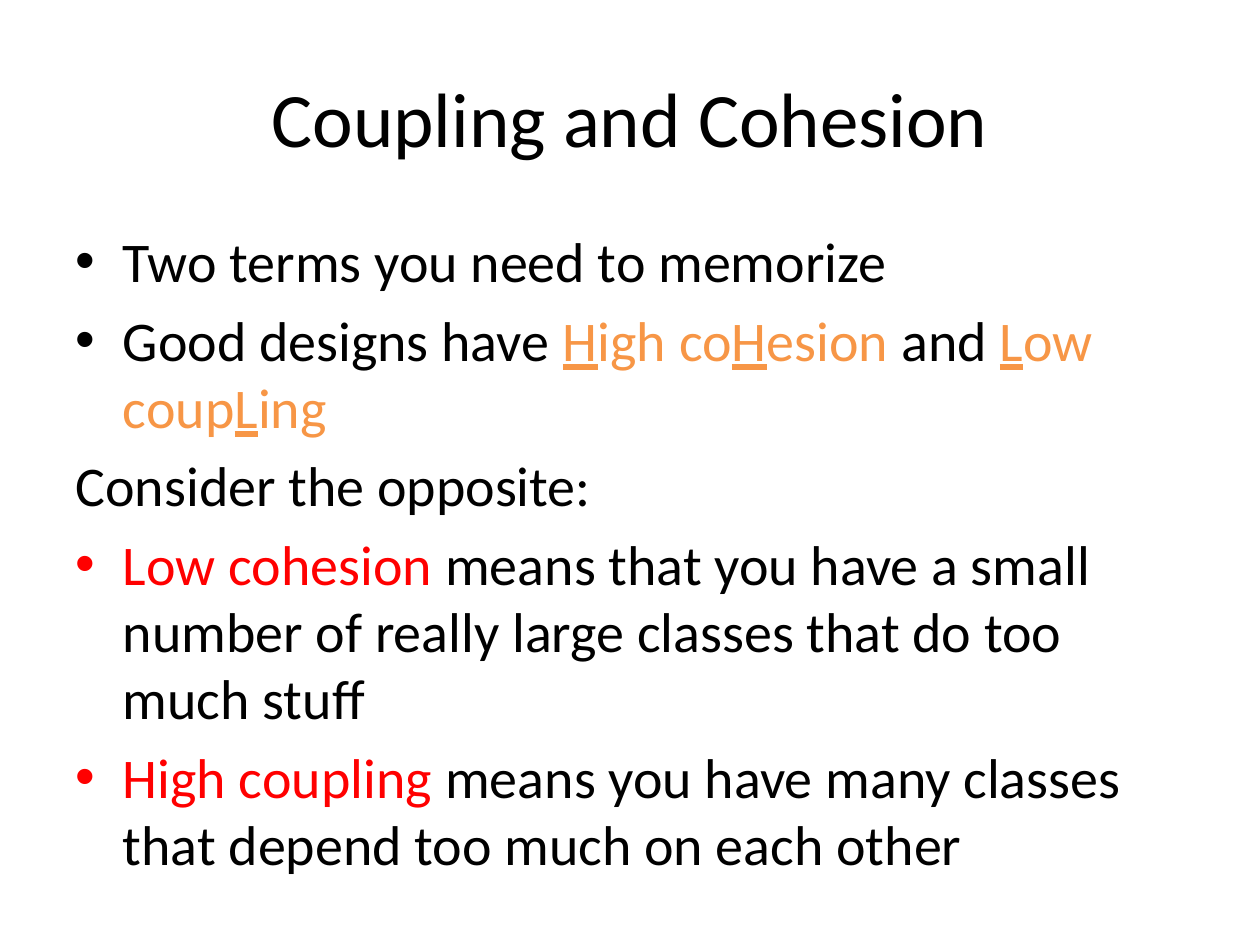
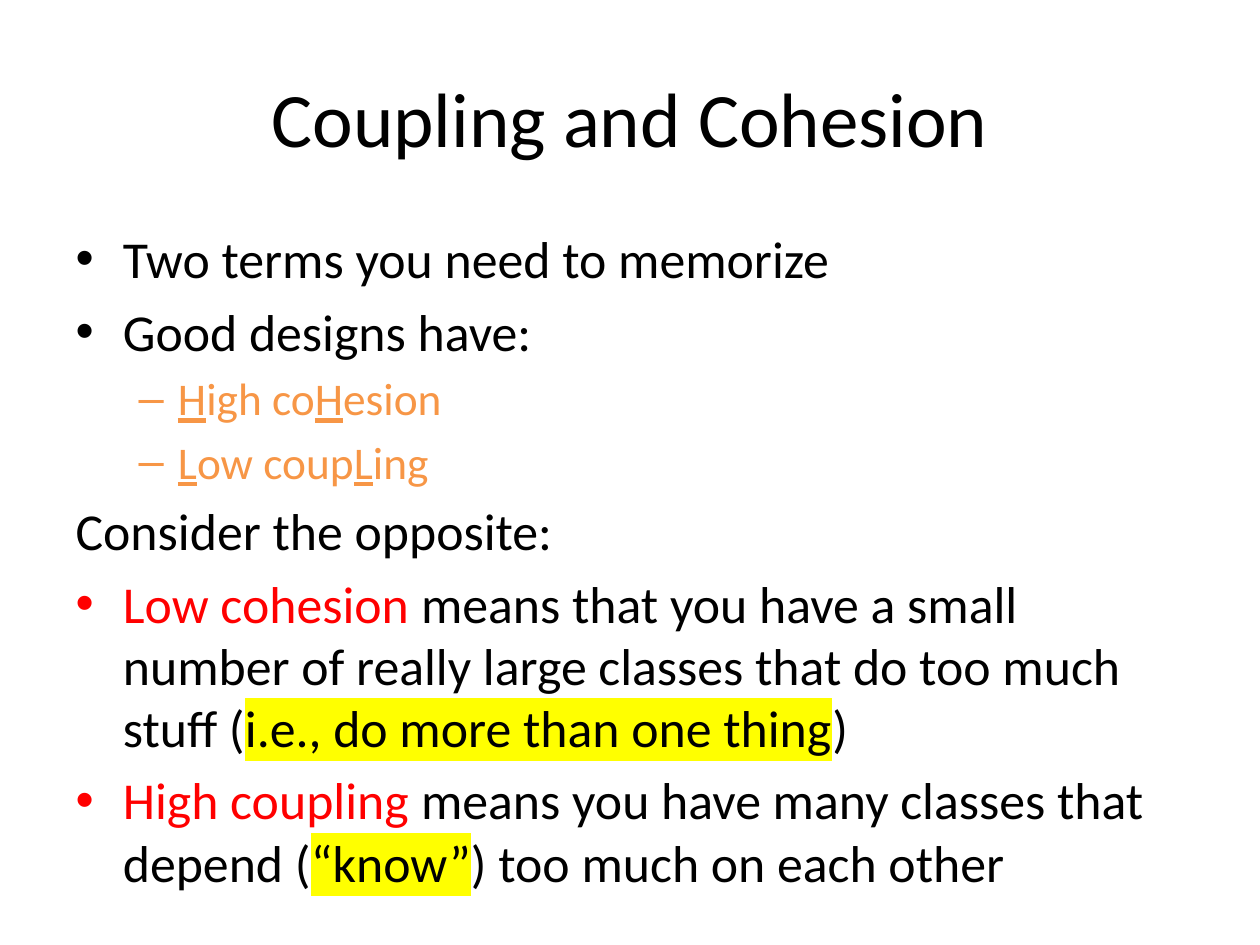
Before and after one commit to RHIT-CSSE/csse220, a slide deck: slide 39 of ClassMaterials/CohesionAndCoupling/Slides/Cohesion_And_Coupling.pptx (slide 34 before the commit). Drawn at 1260x945 pixels with LibreOffice and Linux fonts; fonts in the diff are those of the drawing. Boxes give left, top, right and bottom in pixels: in the first picture for what was removed or moved away, otherwise in the second. Text is boxed around its words. In the diff, an @@ line names an element or a change of style, - is before the commit and + after.

```diff
--- a/ClassMaterials/CohesionAndCoupling/Slides/Cohesion_And_Coupling.pptx
+++ b/ClassMaterials/CohesionAndCoupling/Slides/Cohesion_And_Coupling.pptx
@@ text at [76,242,829,559]: size 32 to 29.6 pt in "Two terms you need to memorize", "Consider the opposite:" @@
@@ text at [123,315,532,487]: text changed; size 32 to 25.9 pt @@
-• Good designs have High coHesion and Low coupLing
+• Good designs have:
+  – High coHesion
+  – Low coupLing
@@ text at [123,587,1143,894]: text changed; size 32 to 29.6 pt @@
-• Low cohesion means that you have a small number of really large classes that do too much stuff
-• High coupling means you have many classes that depend too much on each other
+• Low cohesion means that you have a small number of really large classes that do too much stuff (i.e., do more than one thing)
+• High coupling means you have many classes that depend (“know”) too much on each other
```
Also in this commit, not shown: 28 other slides changed, 9 slides added.
